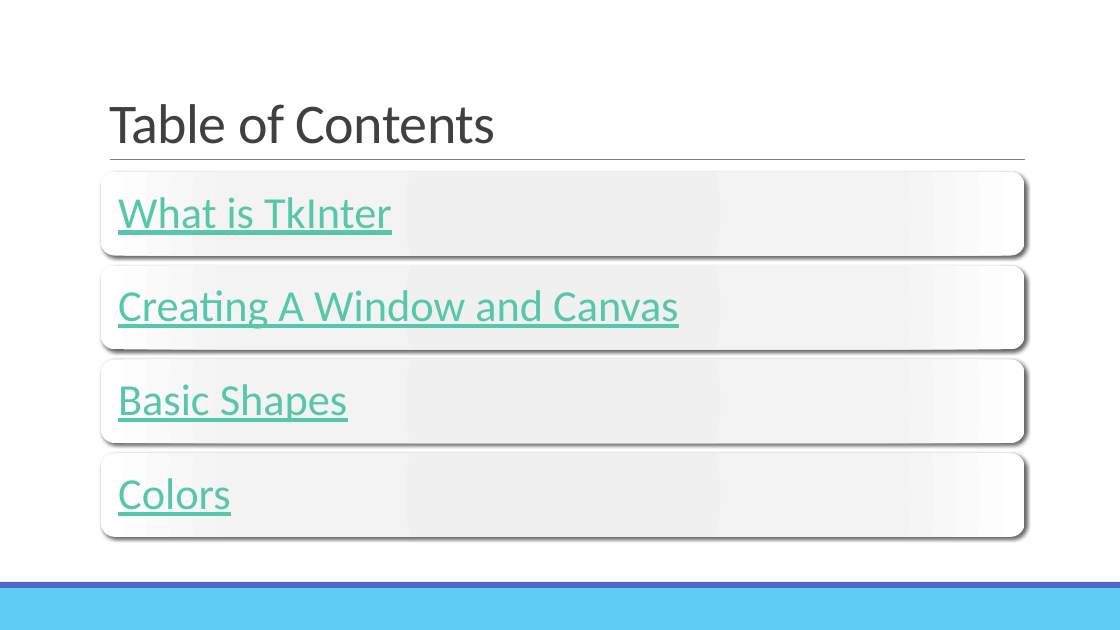
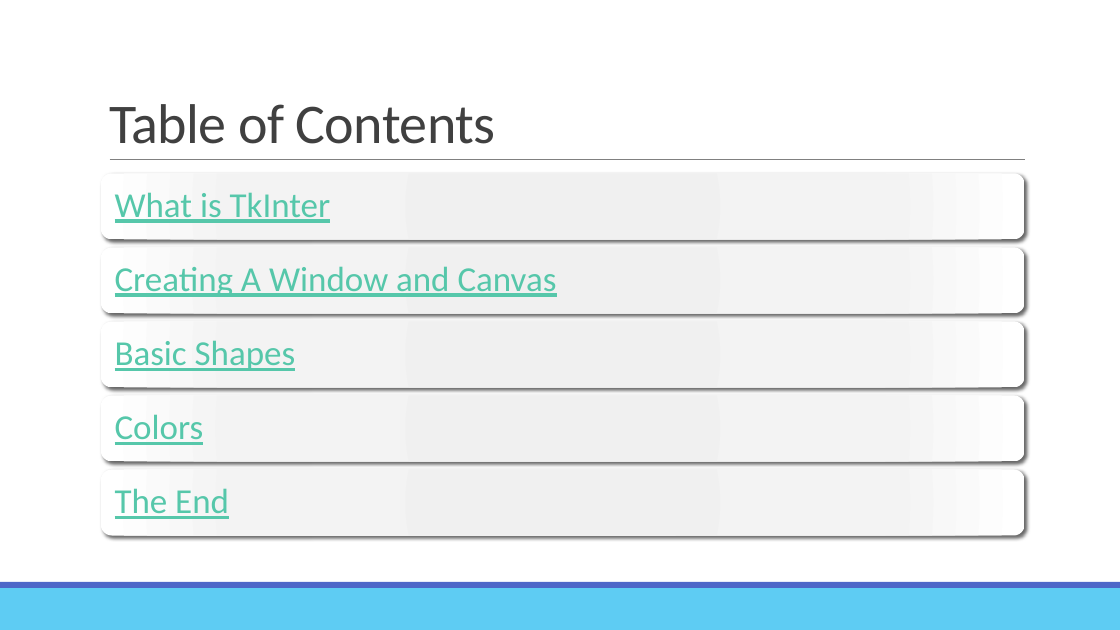
Before and after one commit to 24tweikel/TkInterTutorial, a slide deck: slide 3 of tkinter.pptx (slide 2 before the commit). Drawn at 1120x630 pixels with LibreOffice and Linux fonts; fonts in the diff are those of the drawing. Boxes give left, top, right and bottom in pixels: in the first picture for what was removed or moved away, otherwise in the second. Text is boxed around its words. In the diff, an @@ line names an element or a change of style, - is before the commit and + after.

```diff
--- a/tkinter.pptx
+++ b/tkinter.pptx
@@ rounded rectangle: place and size @@
-rounded rectangle at [101, 172, 1025, 256]
+rounded rectangle at [101, 173, 1025, 239]
@@ rounded rectangle: place and size @@
-rounded rectangle at [101, 266, 1025, 350]
+rounded rectangle at [101, 247, 1025, 313]
@@ text "Creating A Window and Canvas": place and size @@
-text "Creating A Window and Canvas" at [118, 290, 678, 329]
+text "Creating A Window and Canvas" at [115, 266, 557, 297]
@@ rounded rectangle added at [101, 322, 1025, 388], fill gradient #EEEEEE to #F0F0F0 to #F4F4F4 to #FFFFFF @@
@@ text "Basic Shapes": place and size @@
-text "Basic Shapes" at [118, 384, 348, 422]
+text "Basic Shapes" at [115, 340, 296, 371]
@@ rounded rectangle: place and size @@
-rounded rectangle at [101, 360, 1025, 444]
+rounded rectangle at [101, 396, 1025, 462]
@@ size 38 to 30 pt; less space between paragraphs in 4 elements at [115, 192, 331, 223], [115, 266, 557, 297], [115, 340, 296, 371], [115, 414, 204, 445] @@
@@ text "Colors": place and size @@
-text "Colors" at [118, 478, 231, 516]
+text "Colors" at [115, 414, 204, 445]
@@ rounded rectangle: place and size @@
-rounded rectangle at [101, 454, 1025, 538]
+rounded rectangle at [101, 470, 1025, 536]
@@ text added at [115, 488, 229, 519], 30 pt, text #56C7AA, underline @@
+The End
```
Also in this commit, not shown: 7 other slides changed, 4 slides added, 1 slide removed, 8 other files.
